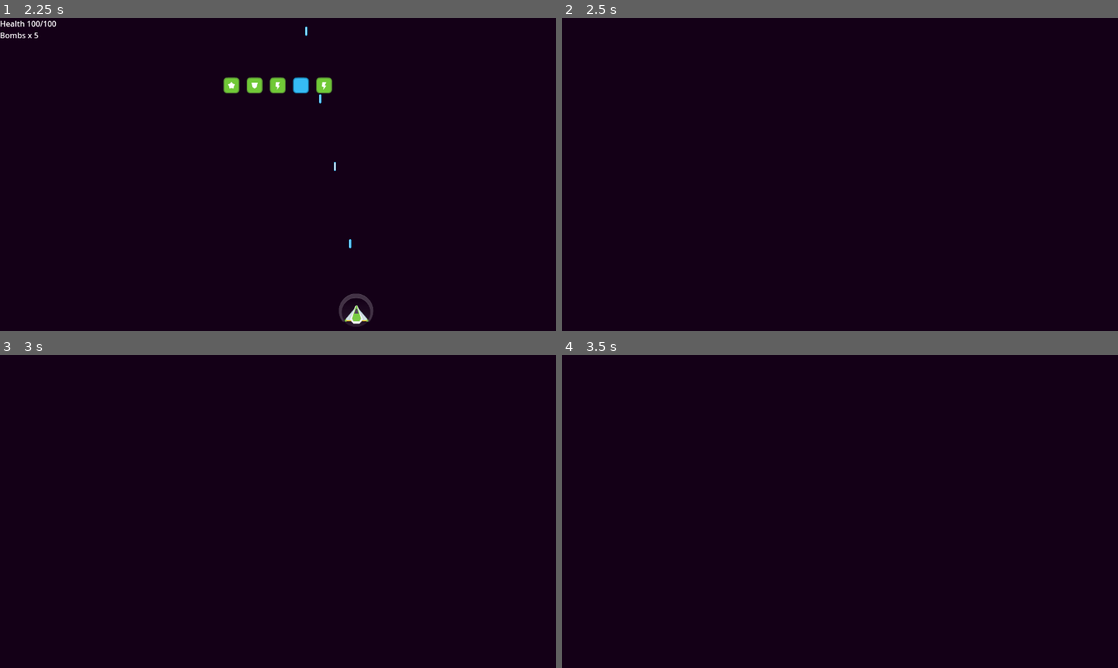
Above: before the commit, frames 1-4 (two rows, left to right).
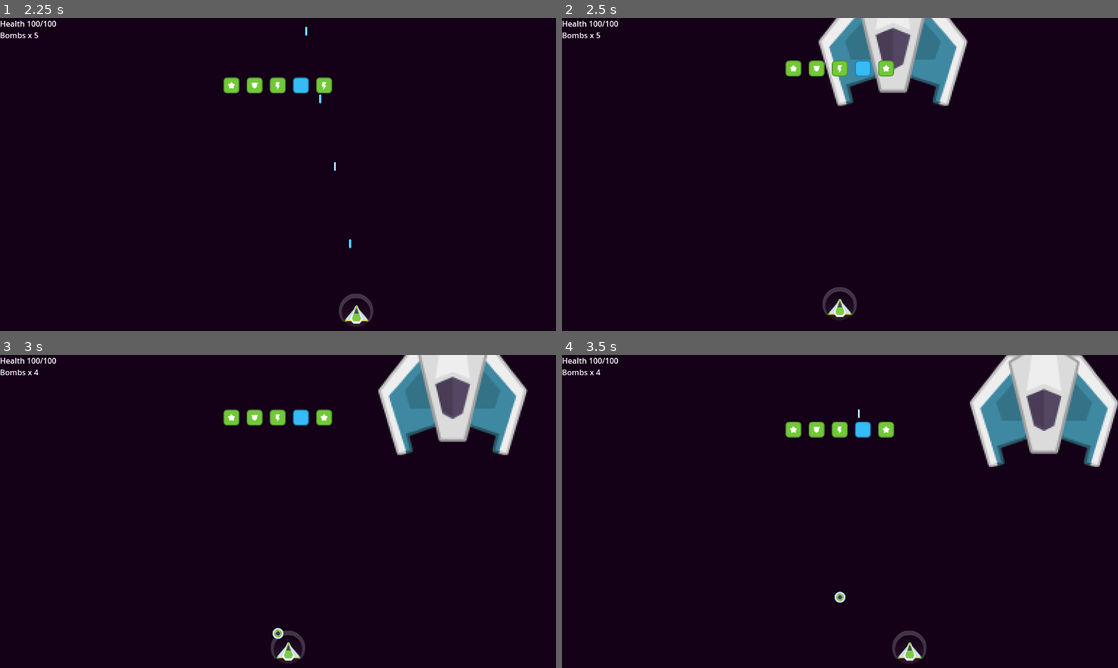
Above: after the commit, the same moments.

Repository: kezunetwitch/Discount-Destroyer
Game: Godot game, scene res://game.tscn
Same seed, same stepped clock (60 frames per second), same inputs: the game is played once before the commit and once after it. Sound files missing from this copy of the repository are replaced by a short silence.
Inputs:
- Up to frame 1 (2.25 s): click "Start" at 0.5 s; hold Right (move_right) 1.28-2.03 s; hold Space (shoot) 1.28-2.03 s; tap 1 (shake) at 1.35 s; hold Down (move_down) from 2.03 s (still down); tap Space (shoot) at 2.1 s
- Up to frame 2 (2.5 s): keep holding Down (move_down); tap 1 (shake) at 2.3 s
- Up to frame 3 (3 s): release Down (move_down) at 2.78 s; hold Right (move_right) from 2.78 s (still down); hold Z (bomb) from 2.78 s (still down)
- Up to frame 4 (3.5 s): keep holding Right (move_right); keep holding Z (bomb); tap Space (shoot) at 3.05 s

Frame 1 is identical in both runs. In frame 2, 6.5% of the frame differs, in the area x 0-73%, y 0-96%; in frame 3, 7.7%; in frame 4, 8.3%, in the area x 0-100%, y 0-98%.
Error before the commit: Attempt to call function 'instantiate' in base 'null instance' on a null instance. (res://level_handler.gd:29)

Commit message:
Boss Init
Added a boss

Diff:
--- /dev/null
+++ b/enemies/boss.gd
@@ -0,0 +1,41 @@
+extends Enemy
+
+@export var bob_height : float = 850
+@export var bob_speed : float = 1.5
+
+@onready var start_x : float = position.x
+
+var t : float = 0.0
+
+func _ready() -> void:
+	speed  = -50
+
+	health  = 2500
+	powerup_rate = 1
+	enemy_bullet = preload("res://player/weapons/bullet.tscn")
+
+func _process(delta: float) -> void:
+	t += delta
+	var d = (sin(t * bob_speed) + 1) / 2
+	position.x = start_x + (d * bob_height)
+
+	if can_shoot:
+		durable_shot()
+		can_shoot = false
+		shoot_timer.start()
+
+	if on_screen:
+		position.y += speed * delta
+
+
+
+	if shake_strength > 0:
+		shake_strength = lerpf(shake_strength, 0, shakeFade * delta)
+
+		sprite.offset = randomOffset()
+
+func durable_shot() -> void:
+	for n in 8:
+		if on_screen:
+			shoot_bullet()
+			await get_tree().create_timer(0.1).timeout
--- /dev/null
+++ b/enemies/boss.tscn
@@ -0,0 +1,40 @@
+[gd_scene load_steps=6 format=3 uid="uid://rvoldsynbwqw"]
+
+[ext_resource type="Script" path="res://enemies/boss.gd" id="1_6dexl"]
+[ext_resource type="PackedScene" uid="uid://bhws4beiekc2x" path="res://enemies/basic_enemy.tscn" id="1_71lad"]
+[ext_resource type="Texture2D" uid="uid://byvjo6che1t3u" path="res://assets/enemies/enemyBlue3.png" id="2_qiknm"]
+
+[sub_resource type="SpriteFrames" id="SpriteFrames_mo5ei"]
+animations = [{
+"frames": [{
+"duration": 1.0,
+"texture": ExtResource("2_qiknm")
+}],
+"loop": true,
+"name": &"default",
+"speed": 5.0
+}]
+
+[sub_resource type="CircleShape2D" id="CircleShape2D_8xohi"]
+
+[node name="Boss" instance=ExtResource("1_71lad")]
+script = ExtResource("1_6dexl")
+bob_height = 850.0
+bob_speed = 1.5
+
+[node name="AnimatedSprite2D" parent="." index="0"]
+scale = Vector2(3, 3)
+sprite_frames = SubResource("SpriteFrames_mo5ei")
+
+[node name="CollisionShape2D" parent="." index="1"]
+scale = Vector2(12.3608, 9.99246)
+shape = SubResource("CircleShape2D_8xohi")
+
+[node name="VisibleOnScreenNotifier2D" parent="." index="2"]
+position = Vector2(0, -120)
+
+[node name="muzzle" parent="." index="4"]
+position = Vector2(0, 96)
+
+[node name="shoot_vissy" parent="muzzle" index="0"]
+position = Vector2(0, -192)
--- /dev/null
+++ b/levels/boss_fight.tscn
@@ -0,0 +1,98 @@
+[gd_scene load_steps=10 format=3 uid="uid://dbah41qpf52ah"]
+
+[ext_resource type="PackedScene" uid="uid://bq7cse635gdg" path="res://player/player.tscn" id="1_b1gfe"]
+[ext_resource type="Script" path="res://camera.gd" id="2_du7eg"]
+[ext_resource type="PackedScene" uid="uid://rvoldsynbwqw" path="res://enemies/boss.tscn" id="6_c0xpp"]
+[ext_resource type="Script" path="res://gui.gd" id="6_jgsqj"]
+[ext_resource type="Script" path="res://levels/level_completer.gd" id="7_e73ab"]
+[ext_resource type="PackedScene" uid="uid://ca250nn1ekw2o" path="res://pausemenu.tscn" id="8_djjss"]
+[ext_resource type="PackedScene" uid="uid://c5fvnmr340ifn" path="res://powerups/powerup_base.tscn" id="9_q1c5f"]
+
+[sub_resource type="RectangleShape2D" id="RectangleShape2D_xdd6j"]
+
+[sub_resource type="RectangleShape2D" id="RectangleShape2D_eusdv"]
+
+[node name="Level1" type="Node2D"]
+
+[node name="Player" parent="." instance=ExtResource("1_b1gfe")]
+position = Vector2(576, 584)
+
+[node name="Bullets" type="Node2D" parent="."]
+
+[node name="Camera2D" type="Camera2D" parent="."]
+anchor_mode = 0
+script = ExtResource("2_du7eg")
+
+[node name="enemyeraser" type="Area2D" parent="Camera2D"]
+
+[node name="CollisionShape2D" type="CollisionShape2D" parent="Camera2D/enemyeraser"]
+position = Vector2(576, 744)
+scale = Vector2(95.2683, 1)
+shape = SubResource("RectangleShape2D_xdd6j")
+
+[node name="Enemies" type="Node2D" parent="."]
+
+[node name="Boss" parent="Enemies" instance=ExtResource("6_c0xpp")]
+position = Vector2(156, 48)
+
+[node name="GUI" type="CanvasLayer" parent="."]
+script = ExtResource("6_jgsqj")
+
+[node name="Health" type="Label" parent="GUI"]
+offset_right = 40.0
+offset_bottom = 23.0
+text = "Health "
+
+[node name="Bombs" type="Label" parent="GUI"]
+offset_top = 24.0
+offset_right = 54.0
+offset_bottom = 47.0
+text = "Bombs"
+
+[node name="JammedNotifier" type="RichTextLabel" parent="GUI"]
+offset_left = 312.0
+offset_top = 192.0
+offset_right = 840.0
+offset_bottom = 384.0
+bbcode_enabled = true
+text = "[center][font_size=68][color=red][b]GUN JAMMED![/b][/color][/font_size]
+[font_size=38][i]Keep Firing to Clear It![/i][/font_size][/center]"
+
+[node name="Menus" parent="." instance=ExtResource("8_djjss")]
+
+[node name="Powerups" type="Node2D" parent="."]
+
+[node name="powerupBase8" parent="Powerups" instance=ExtResource("9_q1c5f")]
+position = Vector2(480, 96)
+preset = true
+select = 1
+
+[node name="powerupBase7" parent="Powerups" instance=ExtResource("9_q1c5f")]
+position = Vector2(672, 96)
+
+[node name="powerupBase6" parent="Powerups" instance=ExtResource("9_q1c5f")]
+position = Vector2(624, 96)
+preset = true
+
+[node name="powerupBase5" parent="Powerups" instance=ExtResource("9_q1c5f")]
+position = Vector2(528, 96)
+preset = true
+select = 2
+
+[node name="powerupBase4" parent="Powerups" instance=ExtResource("9_q1c5f")]
+position = Vector2(576, 96)
+preset = true
+select = 3
+
+[node name="level_completer" type="Area2D" parent="."]
+position = Vector2(600, 900)
+scale = Vector2(72.8, 1)
+collision_mask = 7
+script = ExtResource("7_e73ab")
+scene_path = "res://main_menu.tscn"
+
+[node name="CollisionShape2D" type="CollisionShape2D" parent="level_completer"]
+shape = SubResource("RectangleShape2D_eusdv")
+
+[connection signal="area_entered" from="Camera2D/enemyeraser" to="Camera2D" method="_on_enemyeraser_area_entered"]
+[connection signal="body_entered" from="level_completer" to="level_completer" method="_on_body_entered"]
--- a/levels/level2.tscn
+++ b/levels/level2.tscn
@@ -526,7 +526,7 @@
 scale = Vector2(72.8, 1)
 collision_mask = 7
 script = ExtResource("7_ppy82")
-scene_path = "res://levels/boss_battle.tscn"
+scene_path = "res://levels/boss_fight.tscn"
 
 [node name="CollisionShape2D" type="CollisionShape2D" parent="level_completer"]
 shape = SubResource("RectangleShape2D_c1tjk")
--- a/powerups/powerup_base.gd
+++ b/powerups/powerup_base.gd
@@ -42,3 +42,7 @@
 		elif select == 4:
 			body.spread_shot_enable()
 		queue_free()
+
+
+func _on_visible_on_screen_notifier_2d_screen_exited() -> void:
+	queue_free()
--- a/powerups/powerup_base.tscn
+++ b/powerups/powerup_base.tscn
@@ -57,4 +57,8 @@
 position = Vector2(-0.5, 0)
 shape = SubResource("RectangleShape2D_v44h2")
 
+[node name="VisibleOnScreenNotifier2D" type="VisibleOnScreenNotifier2D" parent="."]
+position = Vector2(0, -22)
+
 [connection signal="body_entered" from="." to="." method="_on_body_entered"]
+[connection signal="screen_exited" from="VisibleOnScreenNotifier2D" to="." method="_on_visible_on_screen_notifier_2d_screen_exited"]
Binary file added: assets/enemies/enemyBlue3.png
Not shown, added: assets/enemies/enemyBlue3.png.import
